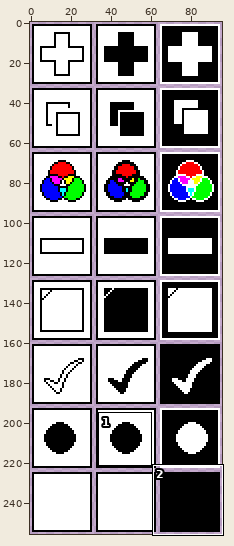
File history of a pixel-art file, assets/gui/playground_buttons.aseprite. The picture above shows the old version from afar; the outline marks the close-up.
Close-up. Earlier state:
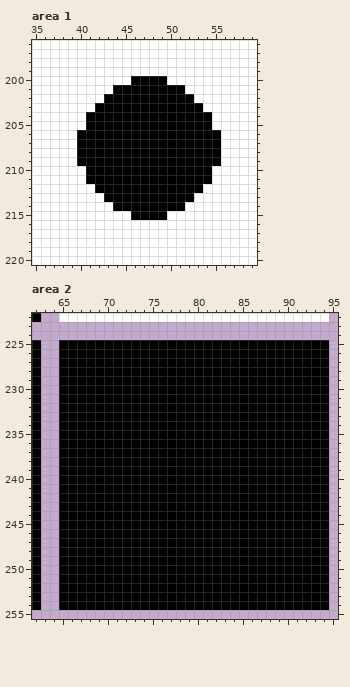
96x256 pixels, 1 frame. Shown: area 1: x 35..59, y 196..220; area 2: x 62..95, y 222..255. The commit also changed other parts of the picture, which this record leaves out.
After the commit:
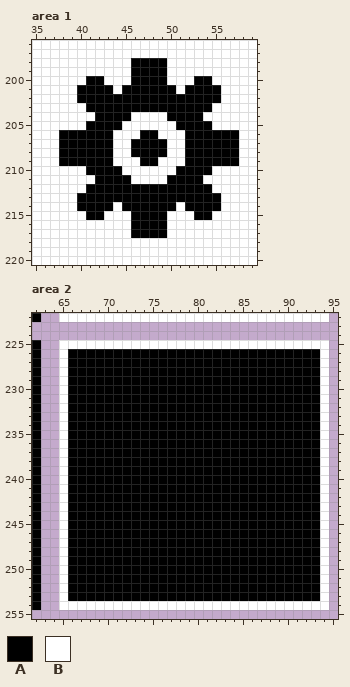
Palette (. is transparent): A #000000  B #ffffff
Change:
Area 1, layer "pic":
The author changed colour B to colour A in rows 198 to 199 at x 46 to 49; in row 200 at x 41 to 42 and 53 to 54; in row 201 at x 40 to 43 and 52 to 55; in row 202 at x 40 to 42 and 53 to 55; in row 203 at x 41 and 54; in rows 206 to 209 at x 38 to 39 and 56 to 57.
The author changed colour B to colour A in row 212 at x 41 and 54; in row 213 at x 40 to 42 and 53 to 55; in row 214 at x 40 to 43 and 52 to 55; in row 215 at x 41 to 42 and 53 to 54; in rows 216 to 217 at x 46 to 49.
The author changed colour A to colour B in row 201 at x 44 and 51; in row 204 at x 41, 46 to 49 and 54; in row 205 at x 45 to 50; in row 206 at x 44 to 46 and 49 to 51; in rows 207 to 208 at x 44 to 45 and 50 to 51; in row 209 at x 44 to 46 and 49 to 51.
The author changed colour A to colour B in row 210 at x 45 to 50; in row 211 at x 41, 46 to 49 and 54; in row 214 at x 44 and 51.
Area 2, layer "background":
The author changed colour A to colour B in row 225 at x 65 to 94; in rows 226 to 253 at x 65 and 94; in row 254 at x 65 to 94.
Boxes around the changes in both close-ups, in picture pixels (x1, y1, x2, y2):
changed: (59, 58, 239, 238)
changed: (59, 340, 329, 610)
